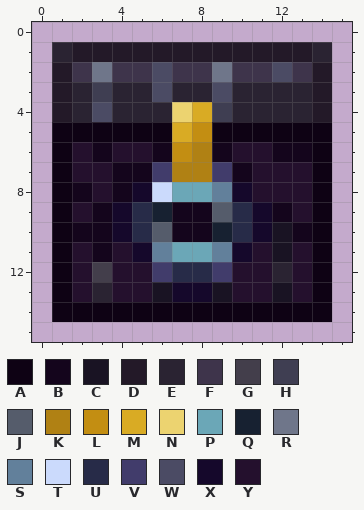
Pixel-art sprite -- images/icon/cases.png. The picture above is the old version.
The file is 16x16 pixels. Colours within 5 levels of each other are drawn and written as one.
Palette (. is transparent): A #0e0214  B #14051c  C #191323  D #231928  E #2a2332  F #3e344b  G #433e4b  H #3f3e52  J #555c6b  K #b08114  L #c38e12  M #d9ab24  N #ecd370  P #6ba7b7  Q #172131  R #6f768a  S #62809b  T #cbdafc  U #272b48  V #413c6b  W #4b4b64  X #15082b  Y #24102d
Now the later version:
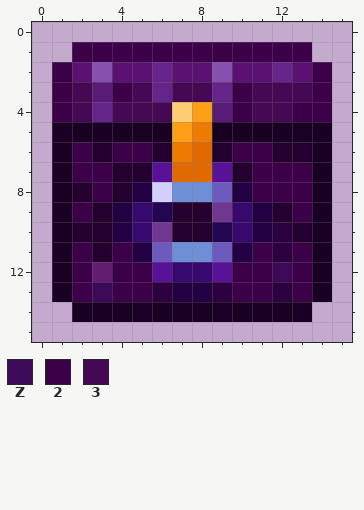
Colours new in this view: Z #3b0957  2 #3b0048  3 #450853
Changes in this commit:
@@ palette @@
-A #0e0214
+A #190023
-B #14051c
+B #23002e
-C #191323
+C #2c003f
-F #3e344b
+F #5b1171
-G #433e4b
+G #611d6f
-H #3f3e52
+H #591b78
-J #555c6b
+J #6f378f
-K #b08114
+K #e06a00
-L #c38e12
+L #ed7b00
-M #d9ab24
+M #ff9f17
-N #ecd370
+N #ffcd76
-P #6ba7b7
+P #6e8ed6
-Q #172131
+Q #230652
-R #6f768a
+R #8650ad
-S #62809b
+S #6c5abd
-T #cbdafc
+T #d3cfff
-U #272b48
+U #37096e
-V #413c6b
+V #571297
-W #4b4b64
+W #65248a
-X #15082b
+X #230041
@@ x 0..15 @@
  0 ................
- 1 .EDDDDDDDDDDDDE.
- 2 .DFRFFWFFRFFWFD.
- 3 .DEHEEWEEWEEEED.
- 4 .DEWEEENMHEEEED.
+ 1 ..222222222222..
+ 2 .2FRFFWFFRFFWF2.
+ 3 .23H23W33W23332.
+ 4 .23W333NMH23322.
  5 .AAAAAAMLAAAAAA.
- 6 .AYBYYBLKBYYBBA.
- 7 .AYYBBVKKVBYYYA.
- 8 .ABYBXTPPSXYYYA.
- 9 .AYBXUQBBJUXBYA.
+ 6 .A2B22BLKB22BBA.
+ 7 .A22BBVKKVB222A.
+ 8 .AB2BXTPPSX222A.
+ 9 .A2BXUQBBJUXB2A.
 10 .ABBXUJBBQUXCBA.
-11 .AYBYXSPPSXYCYA.
-12 .AYGYYVUUVYYEYA.
-13 .AYEYYCXXCYYCYA.
-14 .AAAAAAAAAAAAAA.
+11 .A2B2XSPPSX2C2A.
+12 .A2G22VUUV22Z2A.
+13 .A2Z22CXXC22C2A.
+14 ..AAAAAAAAAAAA..
 15 ................
